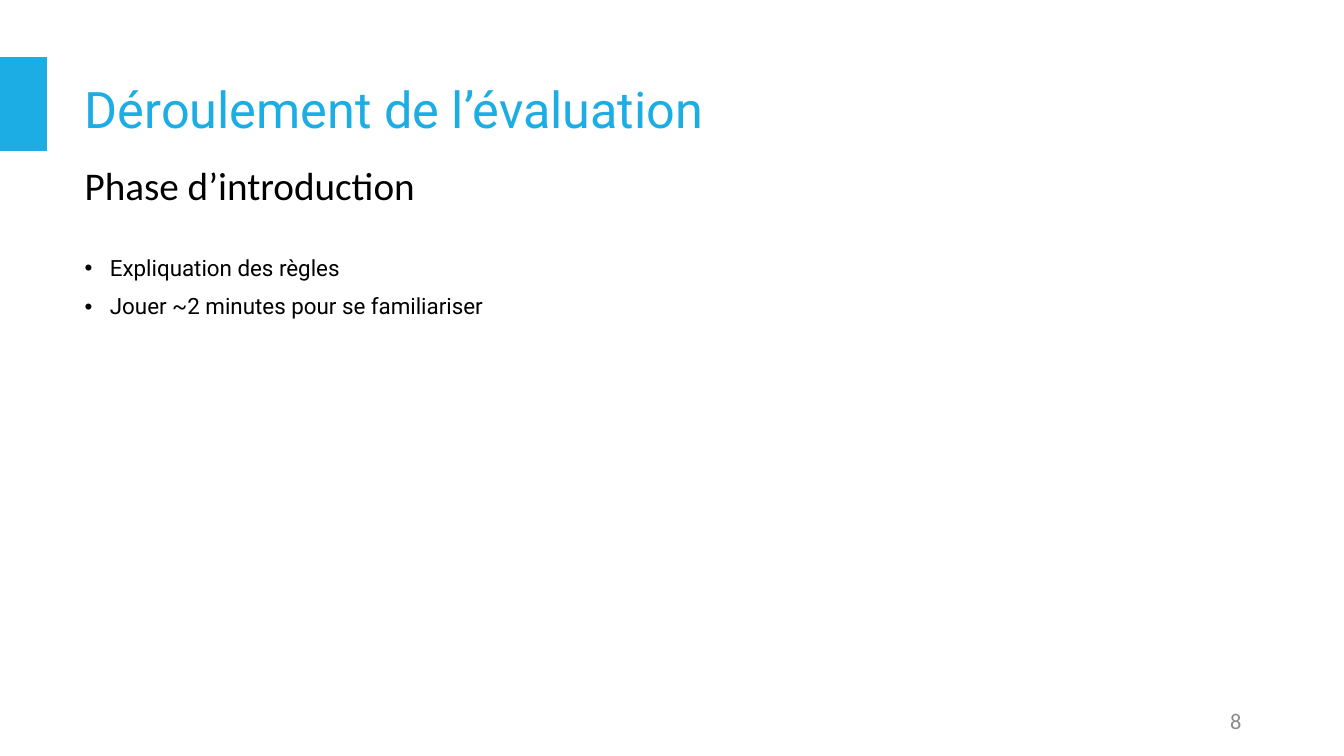
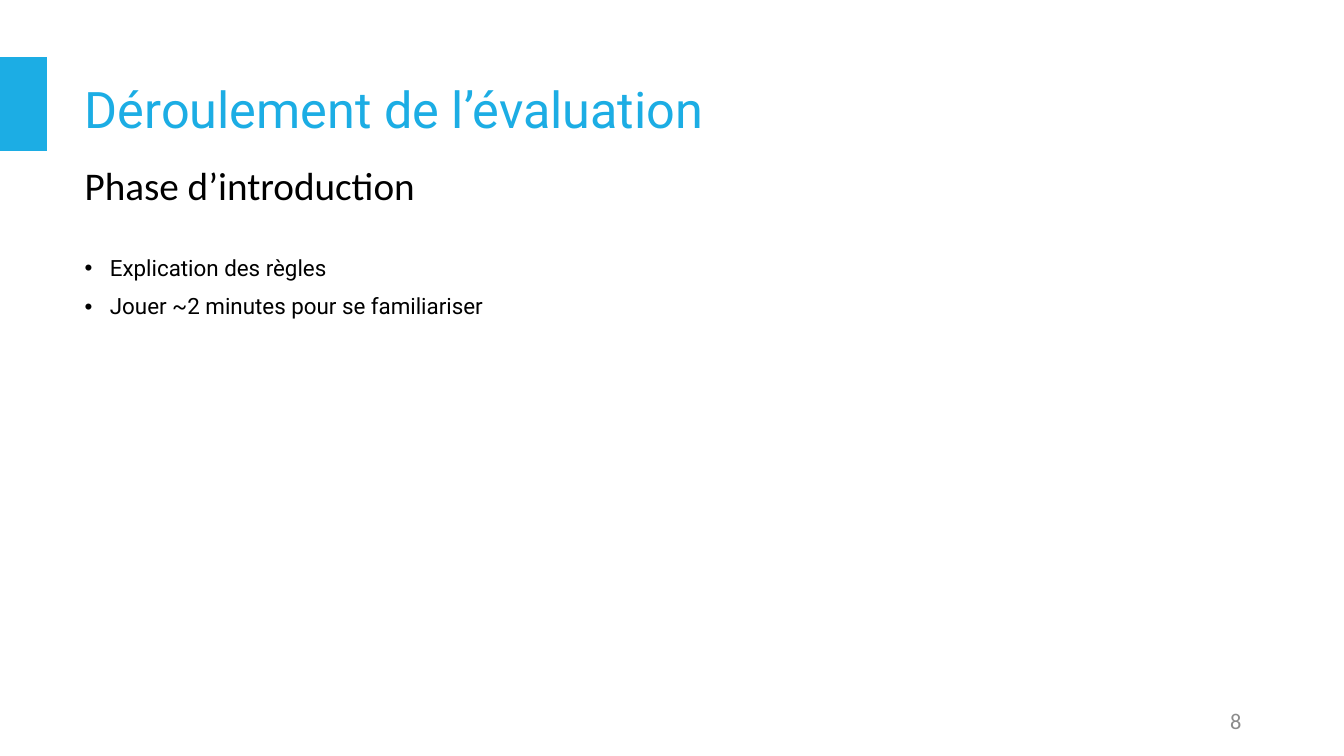
Before and after one commit to LunarX/ProjectTime, a slide deck: slide 8 of Documents/Presentation3.pptx. Drawn at 1344x756 pixels with LibreOffice and Linux fonts; fonts in the diff are those of the drawing. Boxes give left, top, right and bottom in pixels: in the first picture for what was removed or moved away, otherwise in the second. Text is boxed around its words. In the diff, an @@ line names an element or a change of style, - is before the commit and + after.

```diff
--- a/Documents/Presentation3.pptx
+++ b/Documents/Presentation3.pptx
@@ text at [110, 259, 327, 281]: text changed @@
-• Expliquation des règles
+• Explication des règles
```
Also in this commit, not shown: 2 other slides changed.
